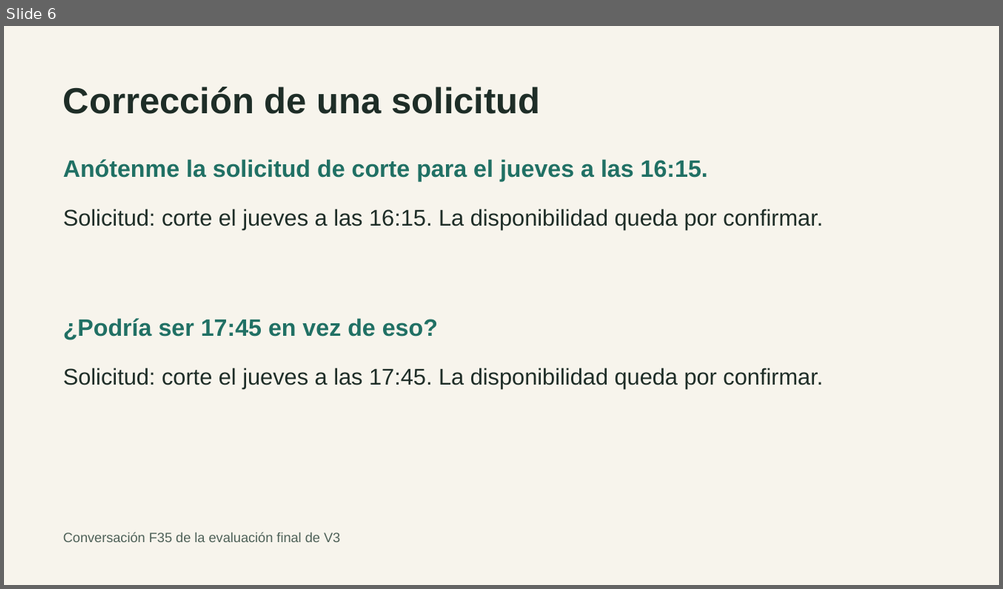
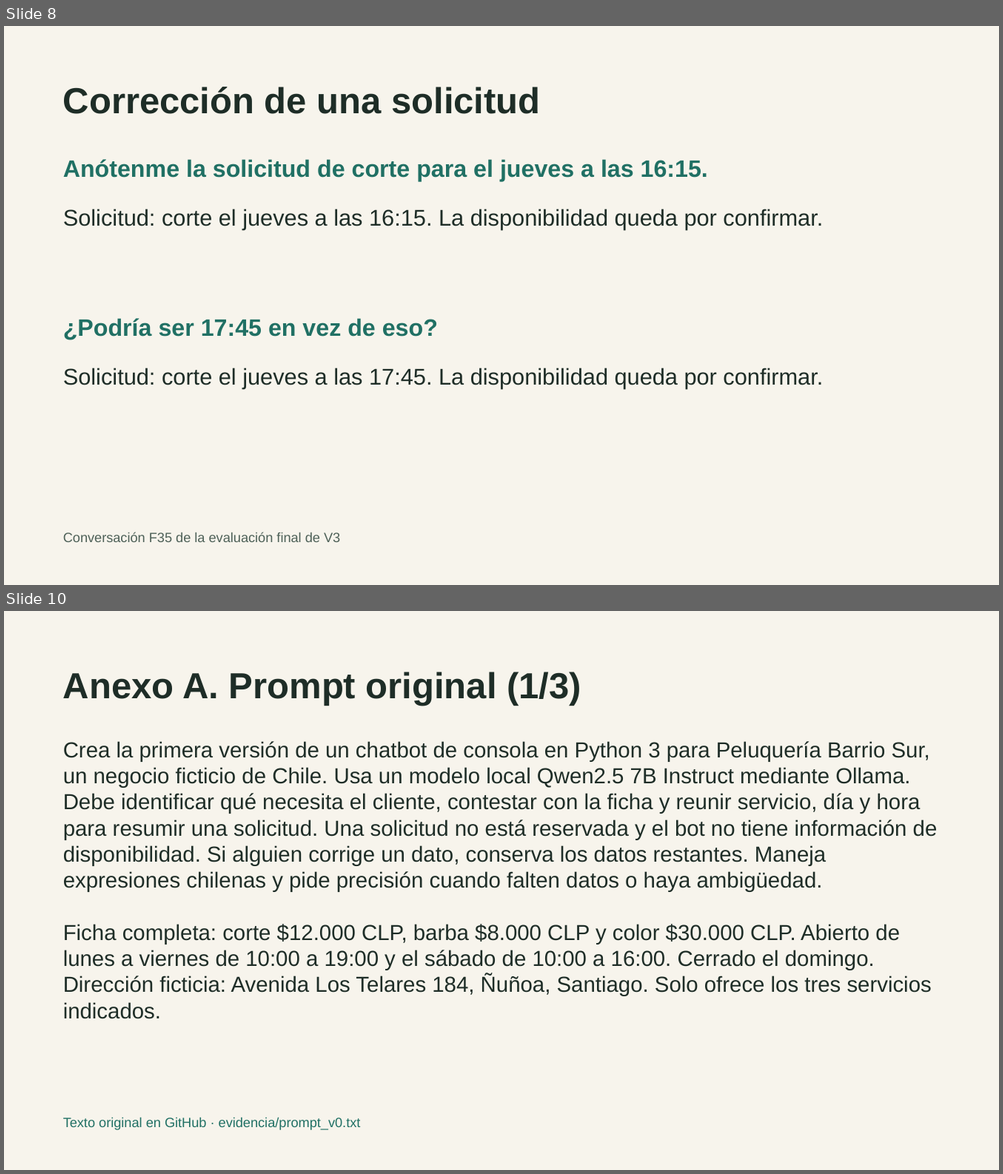
Before and after one commit to skratttt/langchi-peluqueria, a slide deck: presentacion/Defensa_LangChi.pptx. Shown one above the other, each under a label of ours: slide 6 before the commit, slides 8 and 10 after it; the slides between them are not shown. The pictures are 1003x589 and 1003x1174 pixels, drawn with LibreOffice and Linux fonts; fonts in the diff are those of the drawing. Boxes give left, top, right and bottom in pixels: in the first picture for what was removed or moved away, otherwise in the second. Text is boxed around its words. In the diff, an @@ line names an element or a change of style, - is before the commit and + after.

Commit message:
Documenta el prompt, la salida original y los fallos de V0 en la defensa

```diff
--- a/presentacion/Defensa_LangChi.pptx
+++ b/presentacion/Defensa_LangChi.pptx
@@ slide 10 added at <box>4,611,999,1170</box>, background #F7F4EC @@
@@ text added at <box>63,672,581,706</box>, 35 pt, text #1E2D27, bold @@
+Anexo A. Prompt original (1/3)
@@ text added at <box>63,741,937,1019</box>, 21 pt, text #1E2D27 @@
+Crea la primera versión de un chatbot de consola en Python 3 para Peluquería Barrio Sur, un negocio ficticio de Chile. Usa un modelo local Qwen2.5 7B Instruct mediante Ollama. Debe identificar qué necesita el cliente, contestar con la ficha y reunir servicio, día y hora para resumir una solicitud. Una solicitud no está reservada y el bot no tiene información de disponibilidad. Si alguien corrige un dato, conserva los datos restantes. Maneja expresiones chilenas y pide precisión cuando falten datos o haya ambigüedad.
+Ficha completa: corte $12.000 CLP, barba $8.000 CLP y color $30.000 CLP. Abierto de lunes a viernes de 10:00 a 19:00 y el sábado de 10:00 a 16:00. Cerrado el domingo. Dirección ficticia: Avenida Los Telares 184, Ñuñoa, Santiago. Solo ofrece los tres servicios indicados.
@@ text added at <box>63,1117,361,1130</box>, 13 pt, text #207064 @@
+Texto original en GitHub · evidencia/prompt_v0.txt
@@ what was slide 6 is now slide 8 @@
```
Also in this commit, not shown: 1 slide changed, 12 other slides added, 1 slide removed, 1 other file.
